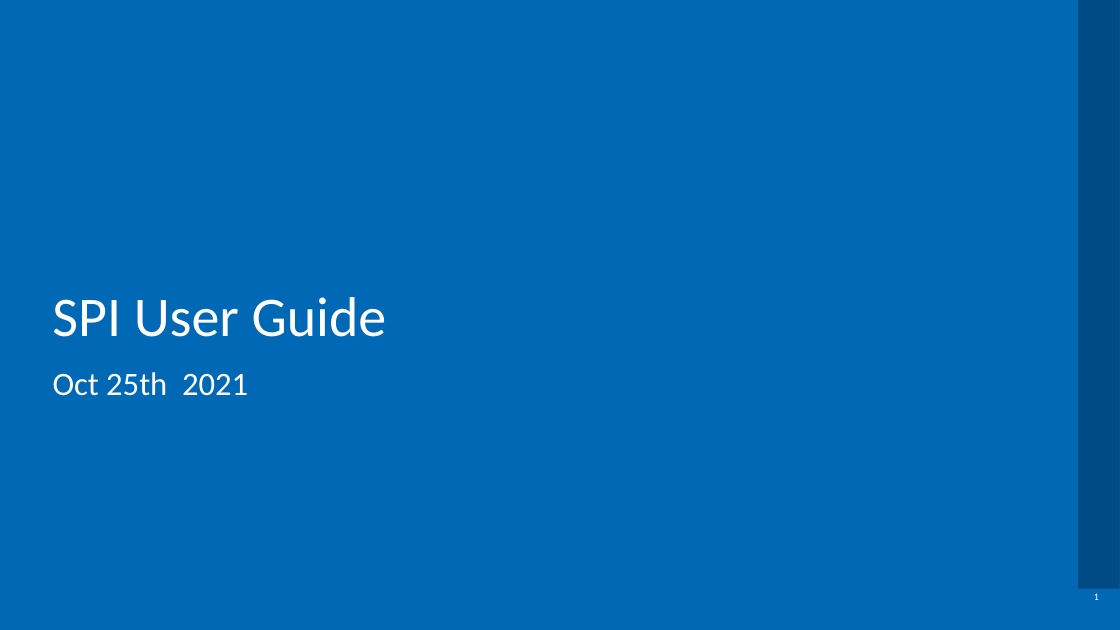
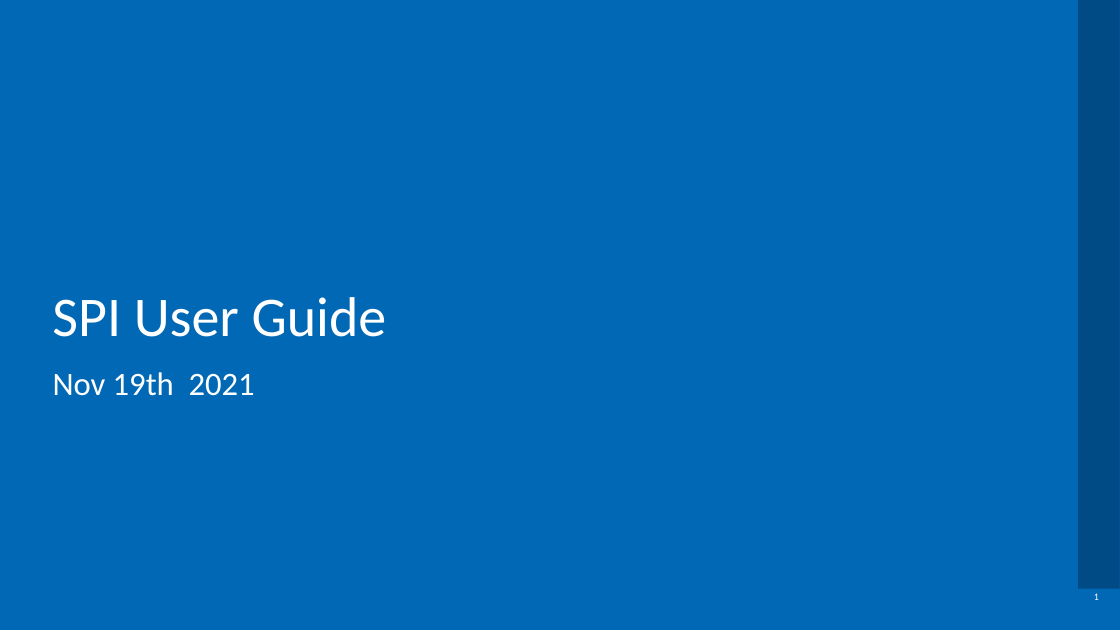
Before and after one commit to chipsalliance/aib-protocols, a slide deck: slide 1 of spi-aib/doc/SPI_User_guide.pptx. Drawn at 1120x630 pixels with LibreOffice and Linux fonts; fonts in the diff are those of the drawing; background and template pictures are left out. Boxes give left, top, right and bottom in pixels: in the first picture for what was removed or moved away, otherwise in the second. Text is boxed around its words. In the diff, an @@ line names an element or a change of style, - is before the commit and + after.

```diff
--- a/spi-aib/doc/SPI_User_guide.pptx
+++ b/spi-aib/doc/SPI_User_guide.pptx
@@ text at [53,372,255,396]: text changed @@
-Oct 25th 2021
+Nov 19th 2021
```
Also in this commit, not shown: 2 other slides changed, 8 other files.
